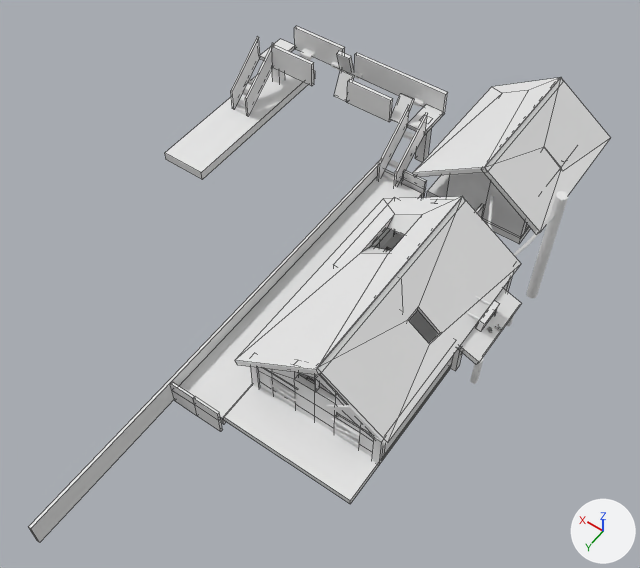
Two versions of the FBX model Assets/sample/TGC2021eki.fbx, one commit apart.
The view is the same before and after, from a camera (50 mm lens) standing at (-100.5, 111.8, 130.5) and looking at (-42.7, 30.9, 3.4). The axes (+X, +Y, +Z) are drawn at lower right. The lights are the same throughout. Mesh edges are drawn as thin lines on the coarser meshes. Where no turn or scale is listed for an object, it has been applied to the vertices. Vertices at the same position are counted once.

Objects in the first picture: '立方体', '立方体.014', '立方体.020', '立方体.032', '立方体.063', '立方体.074', '立方体.075', '立方体.076', '立方体.084', '立方体.100', '立方体.108', '立方体.109'.
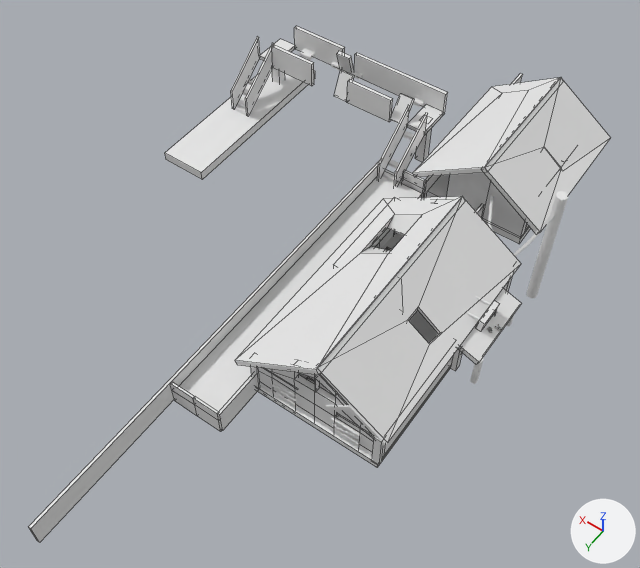
The edits, one by one:
me_立方体_063 has 8 vertices, 6 faces and spans x -12.7..12.7, y -16.1..34.3, z -0.6..0.6.
me_立方体_063 is used by ob_立方体_063; location (-57.8, 27.5, 1.2).
me_立方体_063 part 1: the whole mesh is scaled about its middle by (1, 0.849, 1), then moved by (0.0, -3.8, 0.0).
Mesh me_立方体_135 is new.
It is a box spanning x -0.3..0.3, y -22.9..17.6, z -2.7..2.7.
Mesh me_立方体_137 is new.
It is a box spanning x -0.27..0.27, y -2.28..7.27, z -2.66..2.66.
Object '立方体.135' (ob_立方体_135) is new; it shows me_立方体_135.
Its location is (-45.4, -18.6, 2.3).
Object '立方体.137' (ob_立方体_137) is new; it shows me_立方体_137.
Its location is (-45.7, 55.9, 2.7).

Boxes [x1, y1, x2, y2] around the edits, measured in the pictures (640 x 568 px):
'立方体.063', mesh rescaled (14% narrower, 14% shorter)
    before: [223, 235, 450, 504]
    after: [256, 235, 450, 467]
'立方体.137', added
    after: [217, 374, 257, 431]
'立方体.135', added
    after: [423, 73, 523, 198]
